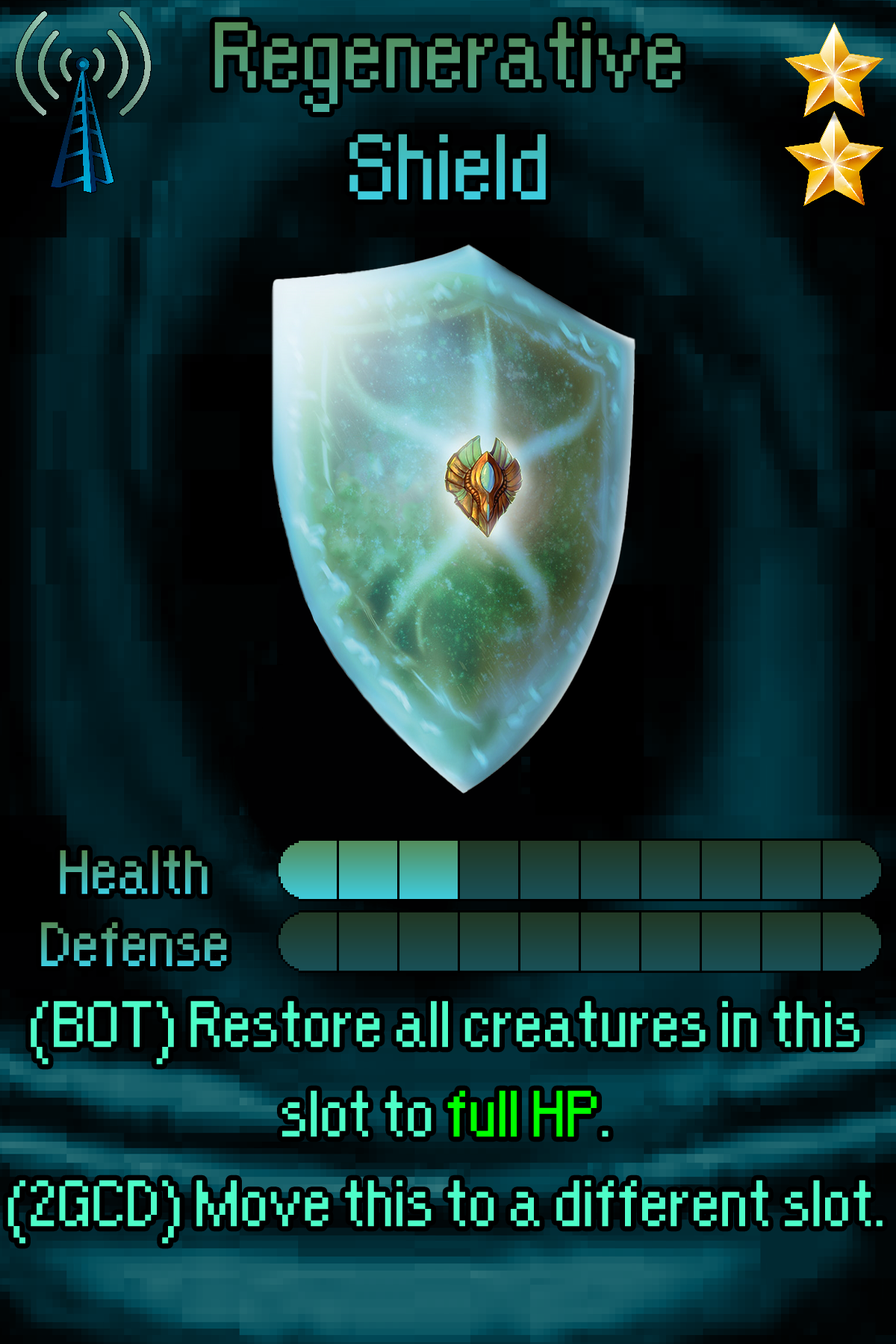
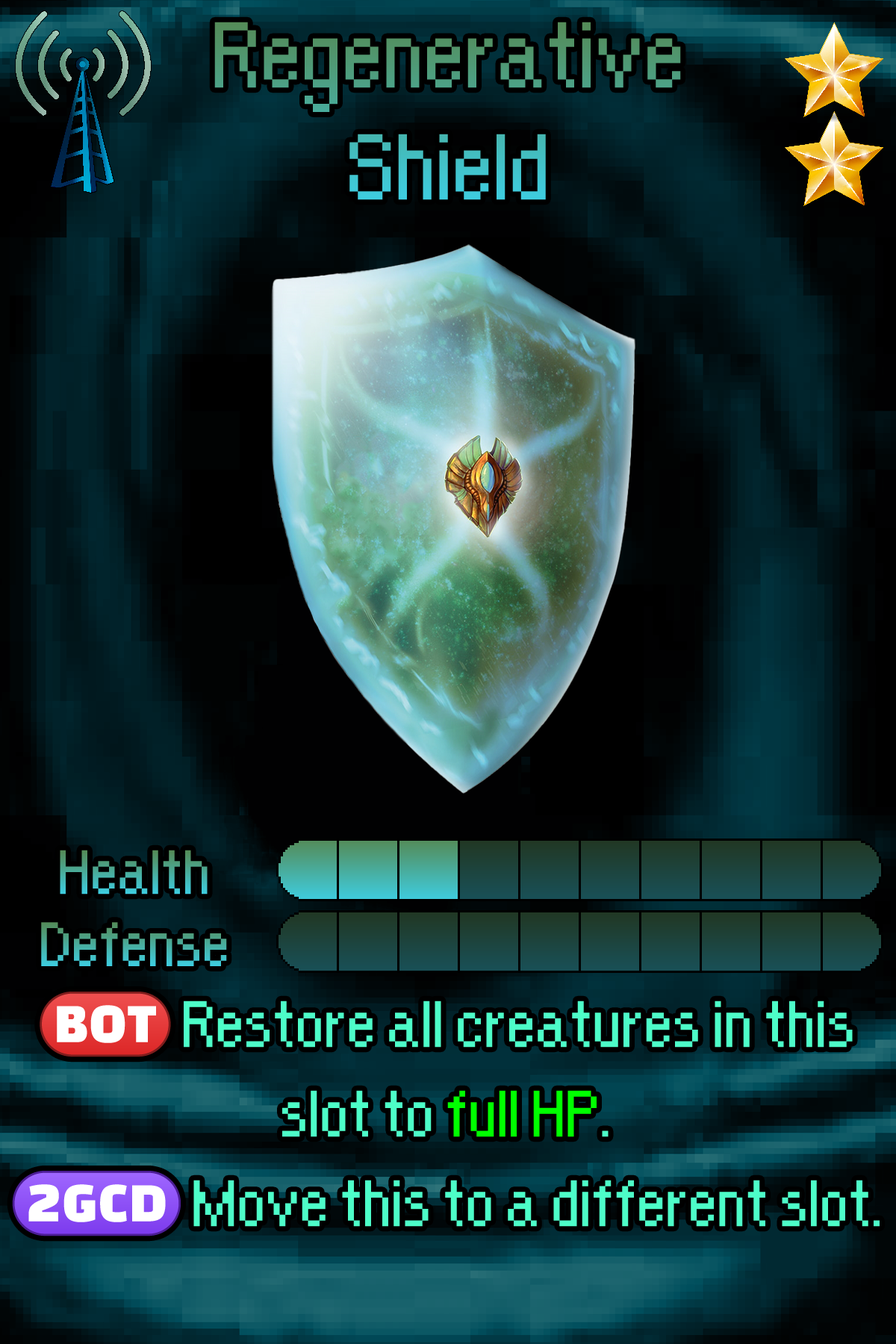
Layer changes from the first 896 x 1344 image to the second:
painted on "Ability" over box(7, 991, 883, 1244)
